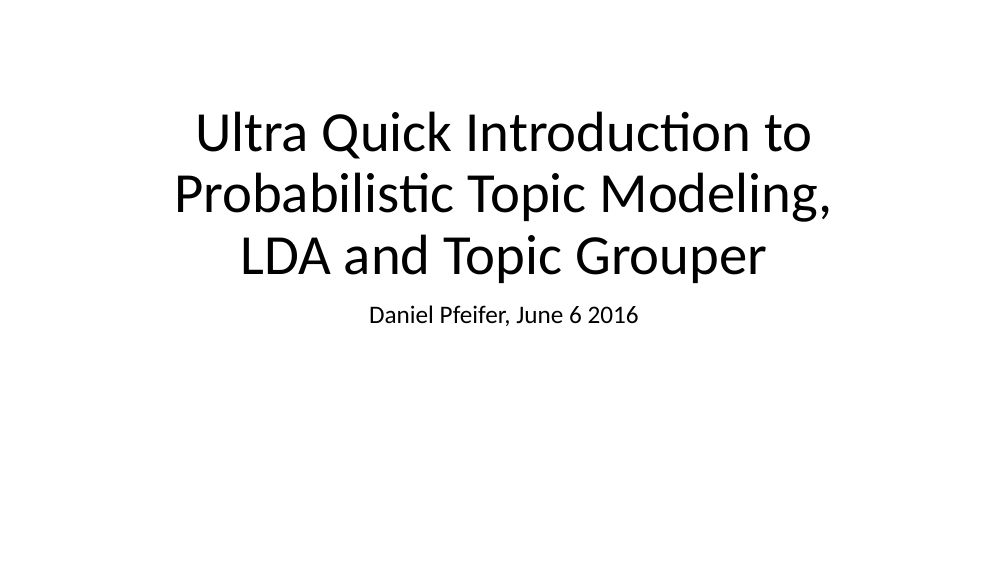
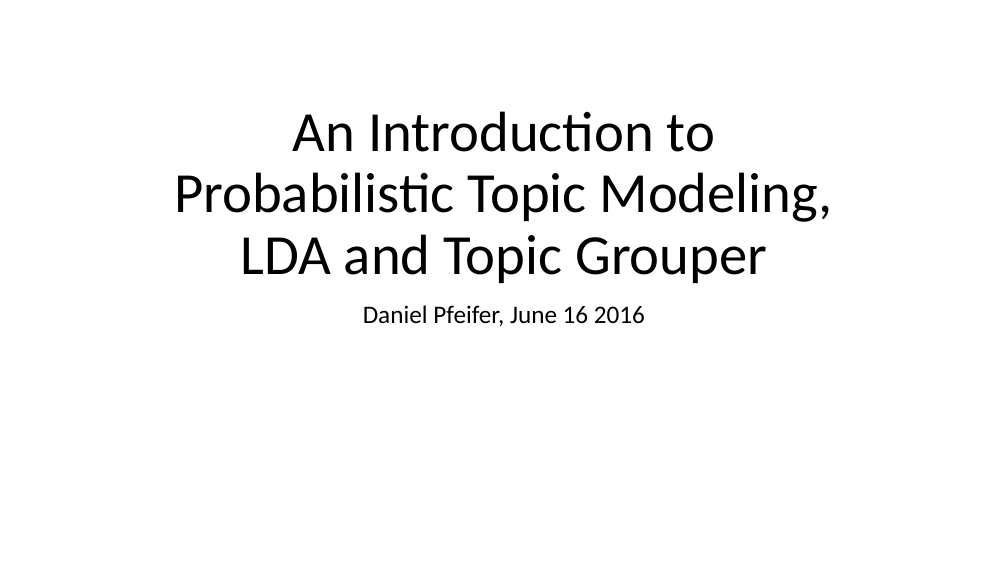
Before and after one commit to pfeiferd/TopicGrouperJ, a slide deck: slide 1 of doc/PTM.pptx. Drawn at 1008x567 pixels with LibreOffice and Linux fonts; fonts in the diff are those of the drawing. Boxes give left, top, right and bottom in pixels: in the first picture for what was removed or moved away, otherwise in the second. Text is boxed around its words. In the diff, an @@ line names an element or a change of style, - is before the commit and + after.

```diff
--- a/doc/PTM.pptx
+++ b/doc/PTM.pptx
@@ title at box(174, 111, 833, 283): text changed @@
-Ultra Quick Introduction to
-Probabilistic Topic Modeling, LDA and Topic Grouper
+An Introduction to
+Probabilistic Topic Modeling, LDA and Topic Grouper
@@ subtitle at box(363, 305, 645, 326): text changed @@
-Daniel Pfeifer, June 6 2016
+Daniel Pfeifer, June 16 2016
```
Also in this commit, not shown: 7 other slides changed, 1 slide removed.
